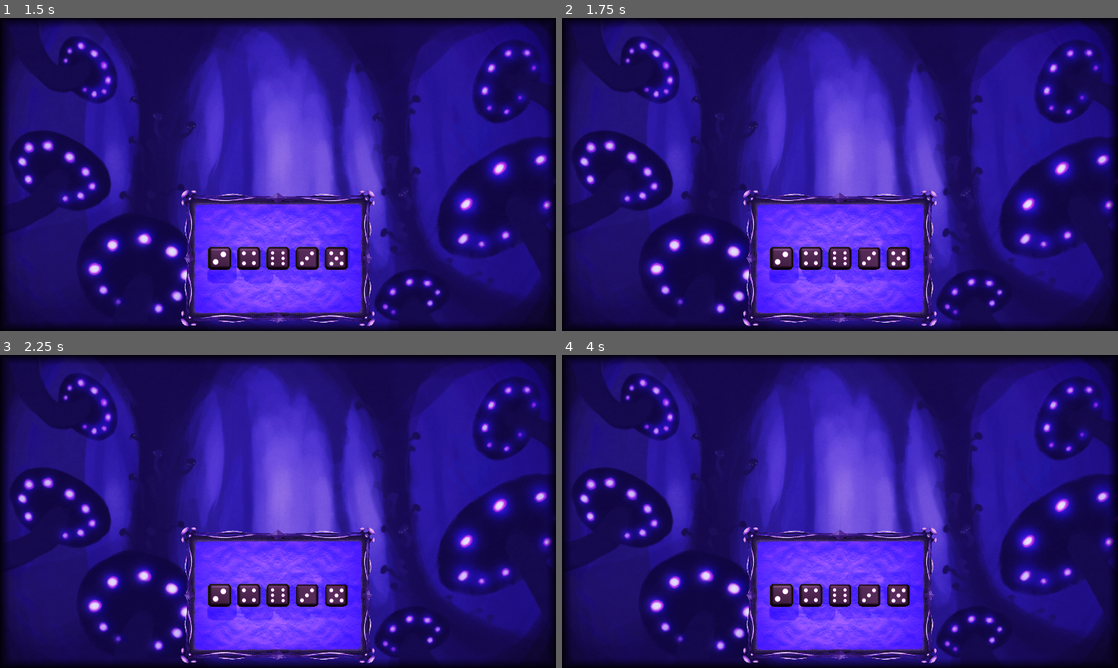
Above: before the commit, frames 1-4 (two rows, left to right).
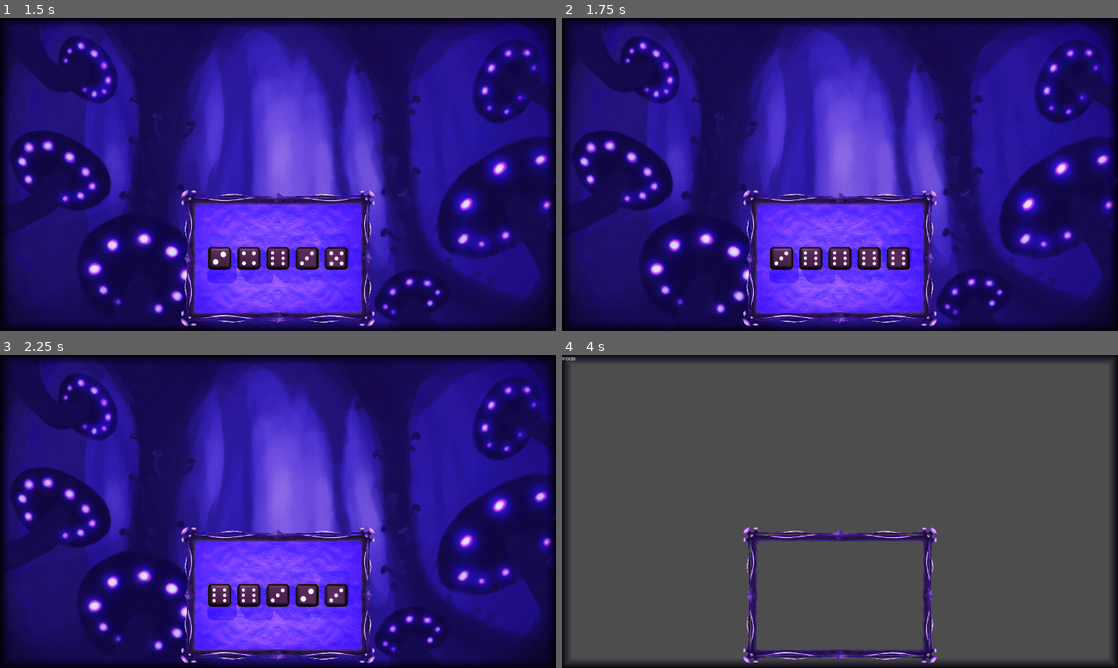
Above: after the commit, the same moments.

Repository: Rubj/dice
Game: Godot game, scene res://Game.tscn
The game is run twice, just before and just after one commit, with the same random seed, the same clock (stepped at 60 frames per second) and the same inputs.
Inputs (mouse positions are in pixels of both pictures, inside the frame that each line leads up to):
- Up to frame 1 (1.5 s): tap Enter (enter, bound only after the commit) at 0.5, 0.8, 1.35 s; move the mouse to (400, 158) at 0.52 s; click (400, 158) at 0.6 s; tap Space at 1.25 s; move the mouse to (166, 190) at 1.27 s
- Up to frame 2 (1.75 s): click (728, 190) at 1.55 s
- Up to frame 3 (2.25 s): tap Enter (enter, bound only after the commit) at 2 s; move the mouse to (333, 442) at 2.02 s; click (333, 442) at 2.1 s
- Up to frame 4 (4 s): tap Enter (enter, bound only after the commit) at 2.3, 2.85, 3.5, 3.8 s; tap Space at 2.75 s; move the mouse to (812, 574) at 2.77 s; click (812, 574) at 3.05 s; move the mouse to (1006, 558) at 3.52 s; click (1006, 558) at 3.6 s

Frame 1 is identical in both runs. In frame 2, 0.2% of the frame differs, in the area x 38-62%, y 73-85%; in frame 3, 0.3%; in frame 4, 94%, in the area x 0-100%, y 0-100%.

Commit message:
press enter to confirm selection

Diff:
--- a/Game.tscn
+++ b/Game.tscn
@@ -1,12 +1,22 @@
 [gd_scene load_steps=4 format=3 uid="uid://bt45nyd8atst5"]
 
-[ext_resource type="Script" path="res://node_2d.gd" id="1_ale7h"]
-[ext_resource type="PackedScene" uid="uid://di7xtsgoeeeqh" path="res://scenes/battle.tscn" id="2_8ryca"]
+[ext_resource type="Script" path="res://node_2d.gd" id="1_k7wq5"]
+[ext_resource type="PackedScene" uid="uid://di7xtsgoeeeqh" path="res://scenes/battle.tscn" id="2_5fuwk"]
+
+[sub_resource type="Environment" id="Environment_8xcyk"]
 
 [sub_resource type="Environment" id="Environment_8xcyk"]
 
 [node name="GAME" type="Node3D"]
-script = ExtResource("1_ale7h")
+script = ExtResource("1_k7wq5")
+
+[node name="Camera3D" type="Camera3D" parent="."]
+transform = Transform3D(1, 0, 0, 0, 2.98023e-08, 1, 0, -1, 2.98023e-08, 0, 4.88657, -1.43307)
+environment = SubResource("Environment_8xcyk")
+projection = 1
+current = true
+fov = 20.0
+size = 5.35
 
 [node name="Camera3D" type="Camera3D" parent="."]
 transform = Transform3D(1, 0, 0, 0, 2.98023e-08, 1, 0, -1, 2.98023e-08, 0, 4.88657, -1.43307)
--- a/node_2d.gd
+++ b/node_2d.gd
@@ -1,8 +1,8 @@
 extends Node3D
 
 var state_just_changed: bool = true;
-enum St {NoInput,Lahing,YourTurn,EnemyTurn,Pood,Vali, Test};
-var state: St = St.Lahing;
+enum St {NoInput,Veereta,YourTurn,EnemyTurn,Pood,Vali, Test};
+var state: St = St.Veereta;
 var myDice: Array[Taring] = [];
 var viskeid: int;
 var battleScene: Node3D;
@@ -20,14 +20,16 @@
 	if state in [St.NoInput]:
 		pass
 
-	if state == St.Lahing:
+	if state == St.Veereta:
 		if (state_just_changed):
 			#add_child(battleScene);
 			battleScene.set_visible(true);
 			state_just_changed = false;
 		stateVeeretaTick(Input.is_action_just_released("click"), viskeid);
 	elif state == St.Vali:
-		if (Input.is_action_just_released("click")): #&& mouse coordinates
+		if (Input.is_action_just_released("enter")):
+			state = St.Veereta
+		elif (Input.is_action_just_released("click")): #&& mouse coordinates
 			var a = battleScene.get_node("D6"+str(randi_range(1,myDice.size()-1)));
 			a.setSelected(false); #pooleli todo
 	elif state == St.Pood:
--- /dev/null
+++ b/node_2d.tscn
@@ -0,0 +1,11 @@
+[gd_scene load_steps=3 format=3 uid="uid://cm7lh2qjox7re"]
+
+[ext_resource type="Script" path="res://node_2d.gd" id="1_bpk2b"]
+[ext_resource type="PackedScene" uid="uid://di7xtsgoeeeqh" path="res://scenes/battle.tscn" id="2_yf27q"]
+
+[node name="GAME" type="Node3D"]
+script = ExtResource("1_bpk2b")
+
+[node name="CanvasLayer_2dUI" type="CanvasLayer" parent="."]
+
+[node name="Battle" parent="." instance=ExtResource("2_yf27q")]
--- a/project.godot
+++ b/project.godot
@@ -31,3 +31,8 @@
 run/main_scene="res://scenes/battle.tscn"
 config/features=PackedStringArray("4.3", "Forward Plus")
 config/icon="res://icon.svg"
+enter={
+"deadzone": 0.5,
+"events": [Object(InputEventKey,"resource_local_to_scene":false,"resource_name":"","device":-1,"window_id":0,"alt_pressed":false,"shift_pressed":false,"ctrl_pressed":false,"meta_pressed":false,"pressed":false,"keycode":0,"physical_keycode":4194309,"key_label":0,"unicode":0,"location":0,"echo":false,"script":null)
+]
+}
Not shown: 1 places in Game.tscn that only renumber resources
